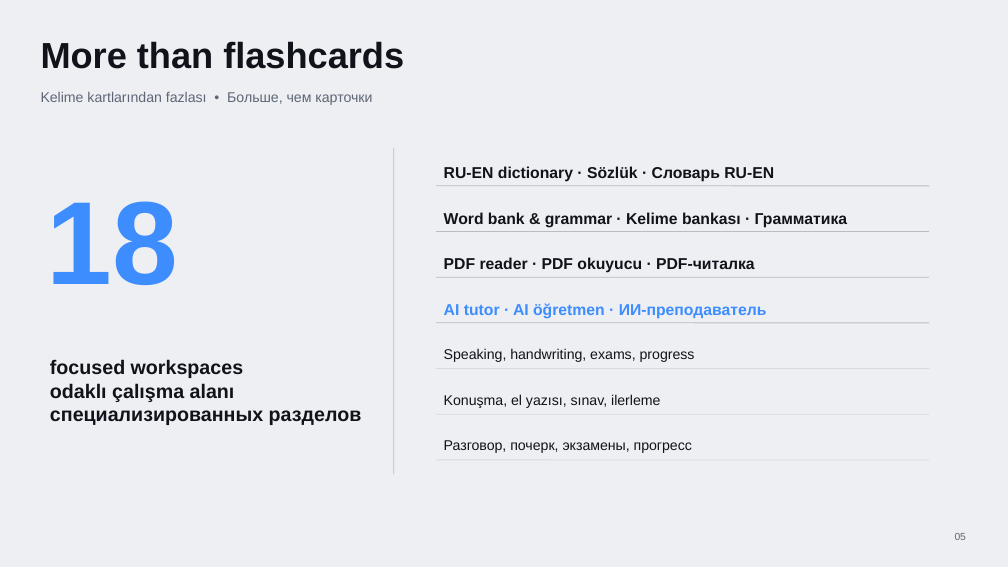
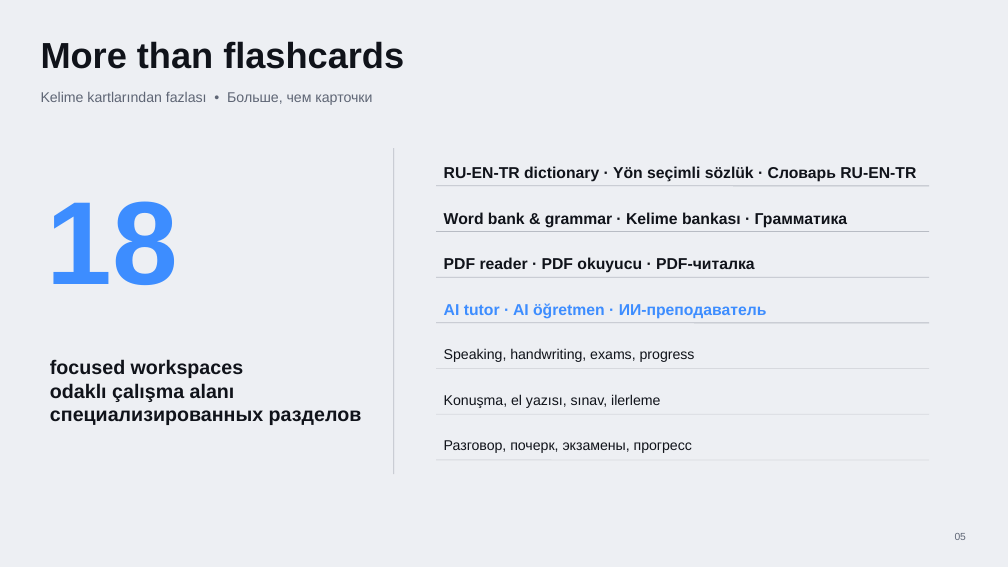
Before and after one commit to Azizsekerdil/RussianCourseAI, a slide deck: slide 5 of docs/presentation/Russian-Course-AI-Trilingual.pptx. Drawn at 1008x567 pixels with LibreOffice and Linux fonts; fonts in the diff are those of the drawing. Boxes give left, top, right and bottom in pixels: in the first picture for what was removed or moved away, otherwise in the second. Text is boxed around its words. In the diff, an @@ line names an element or a change of style, - is before the commit and + after.

```diff
--- a/docs/presentation/Russian-Course-AI-Trilingual.pptx
+++ b/docs/presentation/Russian-Course-AI-Trilingual.pptx
@@ text at [444, 166, 916, 182]: text changed @@
-RU-EN dictionary · Sözlük · Словарь RU-EN
+RU-EN-TR dictionary · Yön seçimli sözlük · Словарь RU-EN-TR
```
Also in this commit, not shown: 1 other slide changed, 2 other files.
